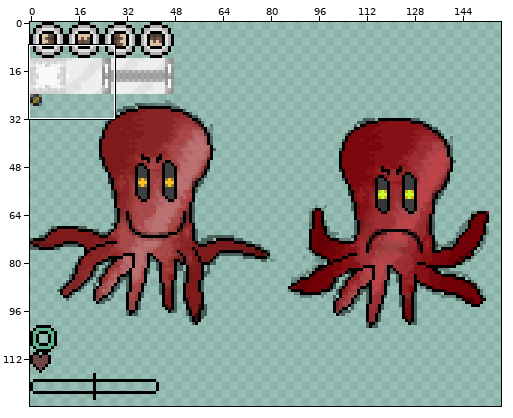
File history of a sprite sheet, Sprite_Sheet.png. Above: a wide view before the commit, with the close-up outlined.
Close-up. Earlier state:
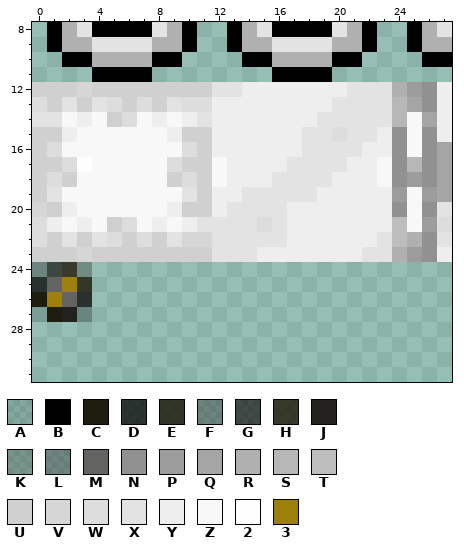
The file is 256x128 pixels. Pixels under 10% opacity are left out. Colours within 5 levels of each other are drawn and written as one. Shown: x 0..27, y 8..31. The wide view leaves out empty margins.
Palette (. is transparent): A #0000001e  B #000000  C #131002eb  D #0e0d0cc7  E #191507cd  F #15141356  G #1d1c1ab6  H #282414da  J #22211d  K #3c3b3652  L #3d3c3c72  M #636260fd  N #919191  P #9c9c9c  Q #a5a5a5  R #b0b0b0  S #b7b7b7  T #bdbdbd  U #d0d0d0  V #d6d6d6  W #dddddd  X #e3e3e3  Y #eeeeee  Z #f8f8f8  2 #fefefe  3 #9d800c
Pixels before, first column x 0:
 8 .BRXBBBBXRB..BRXBBBBXRB..BRX
 9 .BRRXXXXRRB..BRRXXXXRRB..BRR
10 ..BBRRRRBB....BBRRRRBB....BB
11 ....BBBB........BBBB........
12 UUUVUUUUUUUUXXYYYYYYYXXXRPNY
13 WUXUXWUWUXWWYYYYYYYYXXXXSQNY
14 XXZYZUWZYZYXYYYYYYYXXXXXSZQY
15 UUYZZZZZZYUUYYYYYYXXWXXYNZNY
16 UWZZZZZZZZWUYYYYYYXXXXYYNZNQ
17 UUW2ZZZZZWUUZYYYYXXXXYYZNSNQ
18 UWUZZZZZZUWUZYYYXXXXYYYZNPNQ
19 UXZZZZZZZZXUYYXXXXXYYYYYPZPQ
20 VUYZZZZZZYUUYXXXXYYYYYYYNZNX
21 WYZYZUWZYZYXXXXWXYYYYYYYTZPW
22 WUXUXWUWUXVVXXXXXYYYYYYXTRNX
23 UUUVUUUUUUUUXXXYYYYYYYXXRPNY
24 LGHK........................
25 DM3E........................
26 C3MD........................
27 ACJF........................
The result:
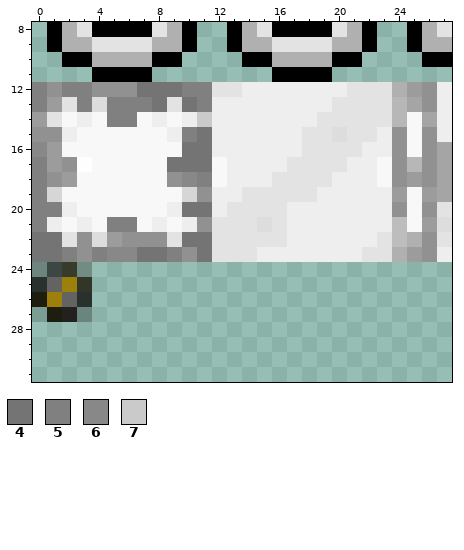
Colours new in this view: 4 #747474  5 #808080  6 #888888  7 #cacaca
The exact change:
Changed rows in their new state; - is an unchanged pixel.
first column x 0:
12 5N55NNN44455
13 5P-5W5554-45
14 P----55----7
15 NN--------54
16 6P--------44
17 5PN------444
18 5NP------N65
19 5V--------VN
20 55--------44
21 5----55----N
22 44-NWPNNN-44
23 445N566445N4
